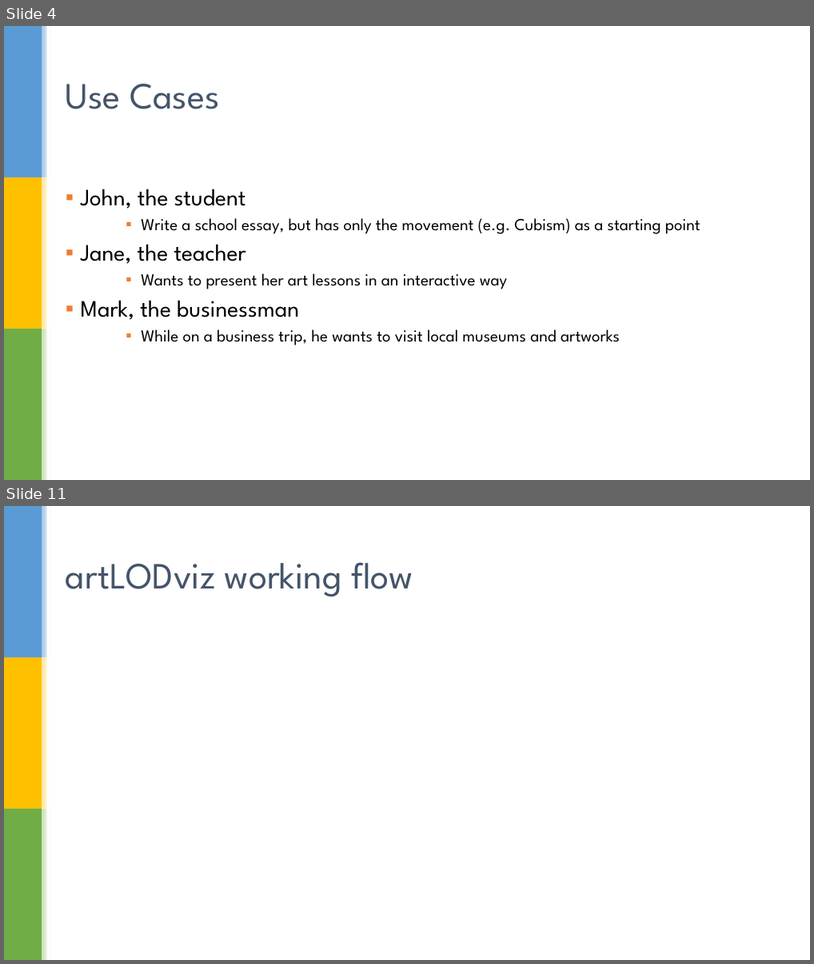
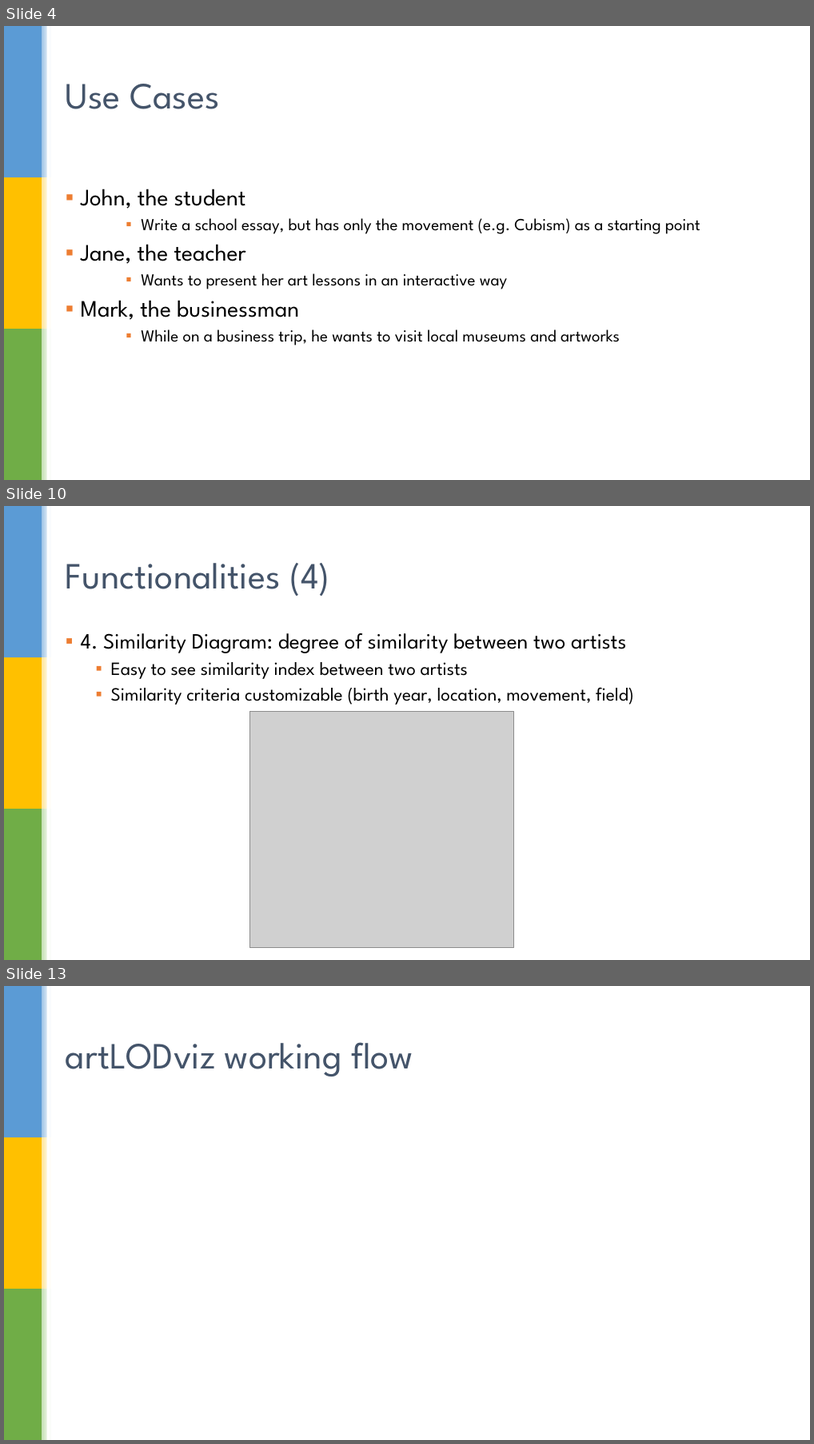
Before and after one commit to oana906/ArtViz, a slide deck: ArtViz2.pptx. Shown one above the other, each under a label of ours: slides 4 and 11 before the commit, slides 4, 10 and 13 after it; the slides between them are not shown. The pictures are 814x964 and 814x1444 pixels, drawn with LibreOffice and Linux fonts; fonts in the diff are those of the drawing; grey boxes stand for pictures; background and template pictures are left out. Boxes give left, top, right and bottom in pixels: in the first picture for what was removed or moved away, otherwise in the second. Text is boxed around its words. In the diff, an @@ line names an element or a change of style, - is before the commit and + after.

```diff
--- a/ArtViz2.pptx
+++ b/ArtViz2.pptx
@@ slide 10 added at [4, 506, 810, 960], background picture (left out); not listed: 7 template elements that a slide beside it also shows @@
@@ title added at [66, 563, 330, 596], 44 pt, text #44546A @@
+Functionalities (4)
@@ text added at [81, 633, 634, 704], 22.2 pt, text #000000 @@
+▪ 4. Similarity Diagram: degree of similarity between two artists
+  ▪ Easy to see similarity index between two artists
+  ▪ Similarity criteria customizable (birth year, location, movement, field)
@@ picture added at [250, 711, 514, 948] @@
@@ what was slide 11 is now slide 13 @@
```
Also in this commit, not shown: 7 slides changed, 1 other slide added.
